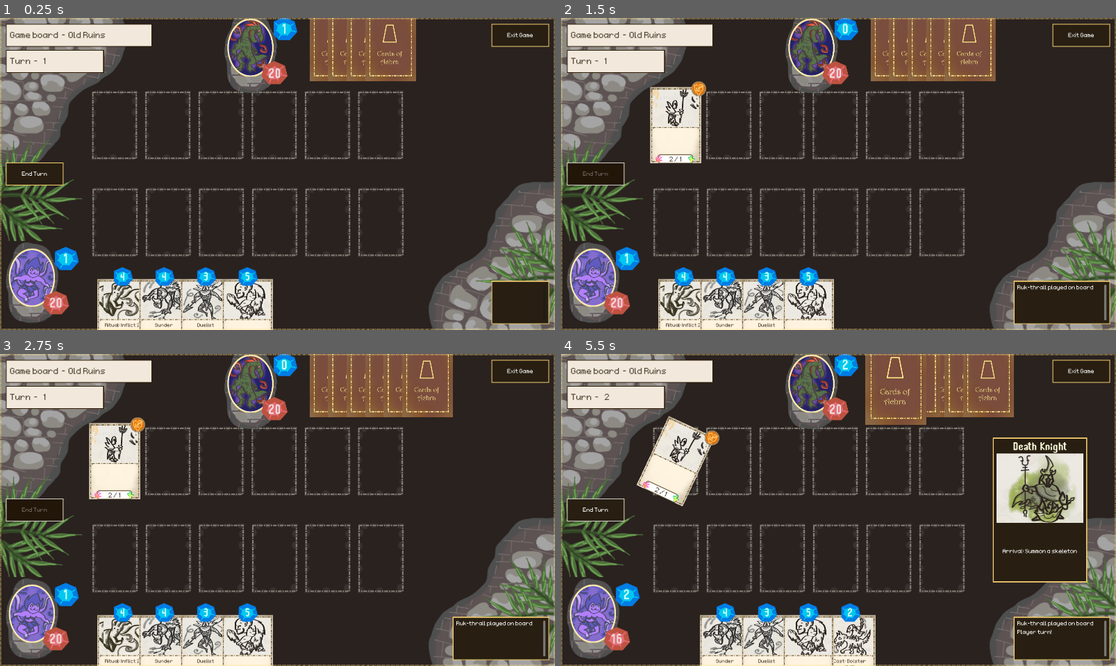
Above: before the commit, frames 1-4 (two rows, left to right).
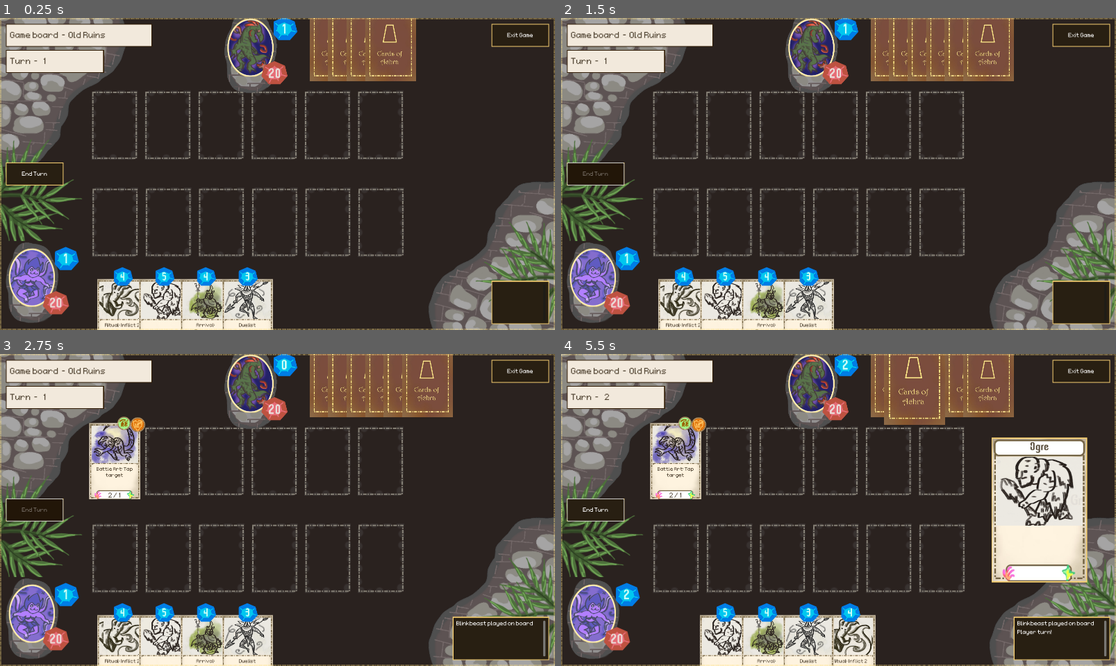
Above: after the commit, the same moments.

Repository: OttoElomaa/Godot-4-Ogre-Card-Game
Game: Godot game, scene res://GameScenes/main.tscn
Two runs of this game, one before a commit and one after it. Both use one fixed random seed, a clock stepped at 60 frames per second and the inputs below.
Inputs (mouse positions are in pixels of both pictures, inside the frame that each line leads up to):
- Up to frame 1 (0.25 s): no input
- Up to frame 2 (1.5 s): click (594, 174) at 0.5 s; click (594, 174) at 1.25 s
- Up to frame 3 (2.75 s): click (33, 510) at 2 s
- Up to frame 4 (5.5 s): drag from (683, 653) to (816, 385) at 2.77 s; drag from (727, 653) to (816, 385) at 3.52 s; move the mouse to (766, 653) at 4.27 s; click (766, 653) at 4.42 s; drag from (810, 653) to (894, 378) at 5.02 s

The runs differ from the first frame. In frame 1, 1.7% of the frame differs, in the area x 25-49%, y 81-100%; in frame 2, 6.0%; in frame 3, 2.8%; in frame 4, 12%, in the area x 9-96%, y 0-100%.
Error before the commit: Invalid assignment of property or key 'isAvailable' with value of type 'bool' on a base object of type 'Nil'. (res://Cards/card.gd:406)

Commit message:
Small/Art - Main: Made card info pane look like a card

Diff:
--- /dev/null
+++ b/Fonts/LabelSet-Header-Brown.tres
@@ -0,0 +1,8 @@
+[gd_resource type="LabelSettings" load_steps=2 format=3 uid="uid://5ls01gsi27ws"]
+
+[ext_resource type="FontFile" uid="uid://bbravl5syvs5u" path="res://Fonts/stepalange-font/Stepalange-x3BLm.otf" id="1_4ouxm"]
+
+[resource]
+font = ExtResource("1_4ouxm")
+font_size = 40
+font_color = Color(0.321569, 0.27451, 0.203922, 1)
--- a/GameScenes/card_loader.gd
+++ b/GameScenes/card_loader.gd
@@ -32,7 +32,7 @@
 
 	for i in range(20):
 		cards.append(createCard("res://Cards/Creatures/Cr-BlinkBeast.tscn"))
-	for i in range(20):
+	for i in range(30):
 		cards.append(createCard("res://Cards/Creatures/Cr-DeathKnight.tscn"))
 
 
--- a/GameScenes/main.tscn
+++ b/GameScenes/main.tscn
@@ -21,9 +21,11 @@
 [ext_resource type="LabelSettings" uid="uid://df882tsfd50yb" path="res://Fonts/LabelSettingYellowHeaderFont.tres" id="12_c0uhk"]
 [ext_resource type="LabelSettings" uid="uid://bujre4bd418t" path="res://Fonts/LabelSetHeaderMana.tres" id="12_hffy6"]
 [ext_resource type="LabelSettings" uid="uid://bybi82ik7ric5" path="res://Fonts/LabelSettingSmallFontFaintGrey.tres" id="19_47kpv"]
+[ext_resource type="Texture2D" uid="uid://ihvc8fjeb5xc" path="res://Art/CardComponents/card-background-texture-V3b-ForInfoPane.jpg" id="21_k1054"]
 [ext_resource type="Script" uid="uid://cixenybew8sdp" path="res://GameScenes/battle_log_pane.gd" id="21_on7x6"]
-[ext_resource type="LabelSettings" uid="uid://ckmjo8jpsxoud" path="res://Fonts/LabelSet-Header-OffWhiteYellow50.tres" id="21_q5r8w"]
+[ext_resource type="LabelSettings" uid="uid://5ls01gsi27ws" path="res://Fonts/LabelSet-Header-Brown.tres" id="22_3ahvd"]
 [ext_resource type="Texture2D" uid="uid://b7g66n14xrpak" path="res://Art/CardArt/card-art-base-card-idk.png" id="22_j8g12"]
+[ext_resource type="LabelSettings" uid="uid://qjlnlywf0ted" path="res://Fonts/LabelSetSmallBrownCardText.tres" id="24_gvq00"]
 
 [sub_resource type="RectangleShape2D" id="RectangleShape2D_dj0be"]
 size = Vector2(256, 305)
@@ -412,38 +414,38 @@
 layout_mode = 2
 theme_override_styles/panel = ExtResource("5_hys5q")
 
+[node name="CardBackgroundTexture" type="TextureRect" parent="CanvasLayer/CardInfoPane/Panel"]
+layout_mode = 2
+texture = ExtResource("21_k1054")
+
 [node name="Margin" type="MarginContainer" parent="CanvasLayer/CardInfoPane/Panel"]
 layout_mode = 2
-theme_override_constants/margin_left = 10
+theme_override_constants/margin_left = 12
 theme_override_constants/margin_top = 10
-theme_override_constants/margin_right = 10
+theme_override_constants/margin_right = 12
 theme_override_constants/margin_bottom = 10
 
 [node name="VBox" type="VBoxContainer" parent="CanvasLayer/CardInfoPane/Panel/Margin"]
 layout_mode = 2
+theme_override_constants/separation = 14
 
 [node name="NameLabel" type="Label" parent="CanvasLayer/CardInfoPane/Panel/Margin/VBox"]
 layout_mode = 2
 text = "Card Name"
-label_settings = ExtResource("21_q5r8w")
+label_settings = ExtResource("22_3ahvd")
 horizontal_alignment = 1
 
 [node name="CardArt" type="TextureRect" parent="CanvasLayer/CardInfoPane/Panel/Margin/VBox"]
-custom_minimum_size = Vector2(0, 300)
+custom_minimum_size = Vector2(300, 0)
 layout_mode = 2
 texture = ExtResource("22_j8g12")
-expand_mode = 2
+expand_mode = 5
 stretch_mode = 4
 
-[node name="EmptyLine" type="Label" parent="CanvasLayer/CardInfoPane/Panel/Margin/VBox"]
-layout_mode = 2
-label_settings = ExtResource("6_m0cpn")
-horizontal_alignment = 1
-
 [node name="EffectText" type="Label" parent="CanvasLayer/CardInfoPane/Panel/Margin/VBox"]
 layout_mode = 2
 text = "Effect text goes here."
-label_settings = ExtResource("6_m0cpn")
+label_settings = ExtResource("24_gvq00")
 horizontal_alignment = 1
 
 [node name="BattleLogPane" type="MarginContainer" parent="CanvasLayer"]
Binary file added: Art/CardComponents/card-background-texture-V3b-ForInfoPane.jpg
Not shown, added: Art/CardComponents/card-background-texture-V3b-ForInfoPane.jpg.import
Not shown: 1 places in GameScenes/main.tscn that only renumber resources
Not shown, added: Art/CardComponents/card-background-texture-V3b-ForInfoPane.pdn
